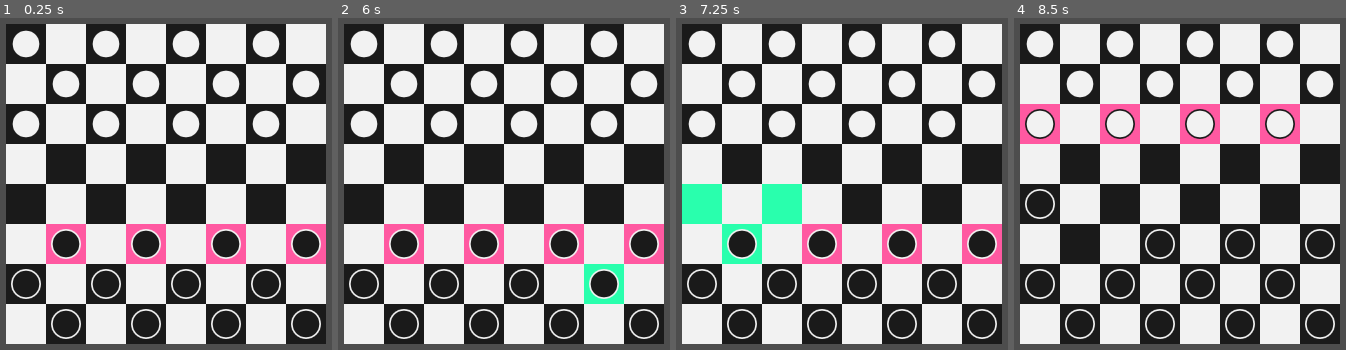
Above: before the commit, frames 1-4 (left to right).
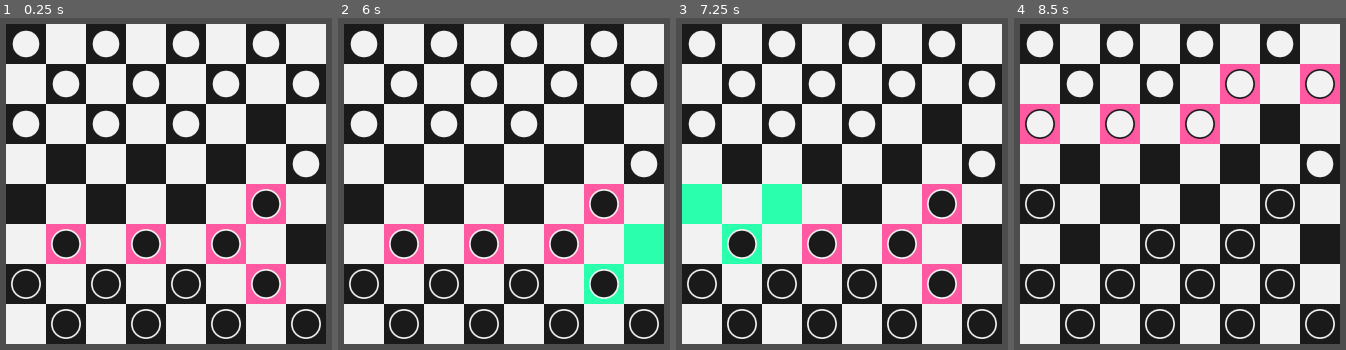
Above: after the commit, the same moments.

Repository: PacktPublishing/The-Essential-Guide-to-Creating-Multiplayer-Games-with-Godot-4.0
Game: Godot game, scene res://06.building-online-checkers/CheckerBoard.tscn
The game is run twice, just before and just after one commit, with the same random seed, the same clock (stepped at 60 frames per second) and the same inputs. The project has no main scene, so this scene is started directly.
Inputs (mouse positions are in pixels of both pictures, inside the frame that each line leads up to):
- Up to frame 1 (0.25 s): no input
- Up to frame 2 (6 s): tap Enter at 0.5, 2, 3.5 s; move the mouse to (404, 323) at 0.52 s; click (404, 323) at 0.67 s; tap Space at 1.25, 2.75, 4.25 s; move the mouse to (484, 323) at 1.27 s; click (484, 323) at 1.42 s; move the mouse to (563, 323) at 2.02 s; click (563, 323) at 2.17 s; move the mouse to (643, 323) at 2.77 s; click (643, 323) at 2.92 s; move the mouse to (364, 283) at 3.52 s; click (364, 283) at 3.67 s; move the mouse to (444, 283) at 4.27 s; click (444, 283) at 4.42 s; move the mouse to (523, 283) at 5.02 s; click (523, 283) at 5.17 s; move the mouse to (603, 283) at 5.77 s; click (603, 283) at 5.92 s
- Up to frame 3 (7.25 s): move the mouse to (742, 243) at 6.52 s; click (742, 243) at 6.67 s
- Up to frame 4 (8.5 s): move the mouse to (1040, 203) at 7.27 s; click (1040, 203) at 7.42 s; move the mouse to (1160, 243) at 8.02 s; click (1160, 243) at 8.17 s

The runs differ from the first frame. In frame 1, 3.9% of the frame differs, in the area x 74-99%, y 27-87%; in frame 2, 3.5%; in frame 3, 3.9%; in frame 4, 4.0%, in the area x 62-99%, y 13-73%.

Commit message:
Refactored search available cells

Diff:
--- a/source/06.building-online-checkers/CheckerBoard.gd
+++ b/source/06.building-online-checkers/CheckerBoard.gd
@@ -170,41 +170,29 @@
 
 func search_available_cells(piece):
 	var available_cells = []
-	var capturing = false
+	var capturing = can_capture(piece)
 	var directions = get_piece_directions(piece)
 	var current_cell = local_to_map(piece.position)
+
 	for direction in directions:
 		var cell = current_cell + direction
-
-		# Cell is out of the board's boundaries
 		if not cell in meta_board:
 			continue
 		var cell_content = meta_board[cell]
-
-		# Cell is occupied
 		if not cell_content == null:
-			# The content of the cell is an opponent piece
 			if not cell_content.team == piece.team:
 				var capturing_cell = cell + direction
-				# There's no cells to move to after capturing, so capturing isn't possible
 				if not capturing_cell in meta_board:
 					continue
-				# There's a neighbor free cell in the capturing direction
 				cell_content = meta_board[capturing_cell]
 				if cell_content == null:
-					capturing = true
-					# Checks if previous cells lead to capturing, otherwise they are removed
-					for available_cell in available_cells:
-						for _direction in directions:
-							var neighbor_cell = available_cell - _direction
-							if not neighbor_cell in meta_board:
-								continue
-							cell_content = meta_board[neighbor_cell]
-							# Removes cells that don't lead to capturing if
-							if cell_content == null or cell_content == piece:
-								available_cells.erase(available_cell)
 					available_cells.append(capturing_cell)
-		elif not capturing:
+					continue
+				else:
+					continue
+			else:
+				continue
+		if not capturing:
 			available_cells.append(cell)
 	return available_cells
 
--- a/source/06.building-online-checkers/CheckerBoard.tscn
+++ b/source/06.building-online-checkers/CheckerBoard.tscn
@@ -62,7 +62,7 @@
 position = Vector2(352, 352)
 
 [node name="Piece12" parent="BlackTeam" instance=ExtResource("3_kv0m4")]
-position = Vector2(480, 352)
+position = Vector2(416, 288)
 
 [node name="WhiteTeam" type="Node2D" parent="."]
 metadata/_edit_lock_ = true
@@ -101,4 +101,4 @@
 position = Vector2(288, 160)
 
 [node name="Piece12" parent="WhiteTeam" instance=ExtResource("4_k1uve")]
-position = Vector2(416, 160)
+position = Vector2(480, 224)
